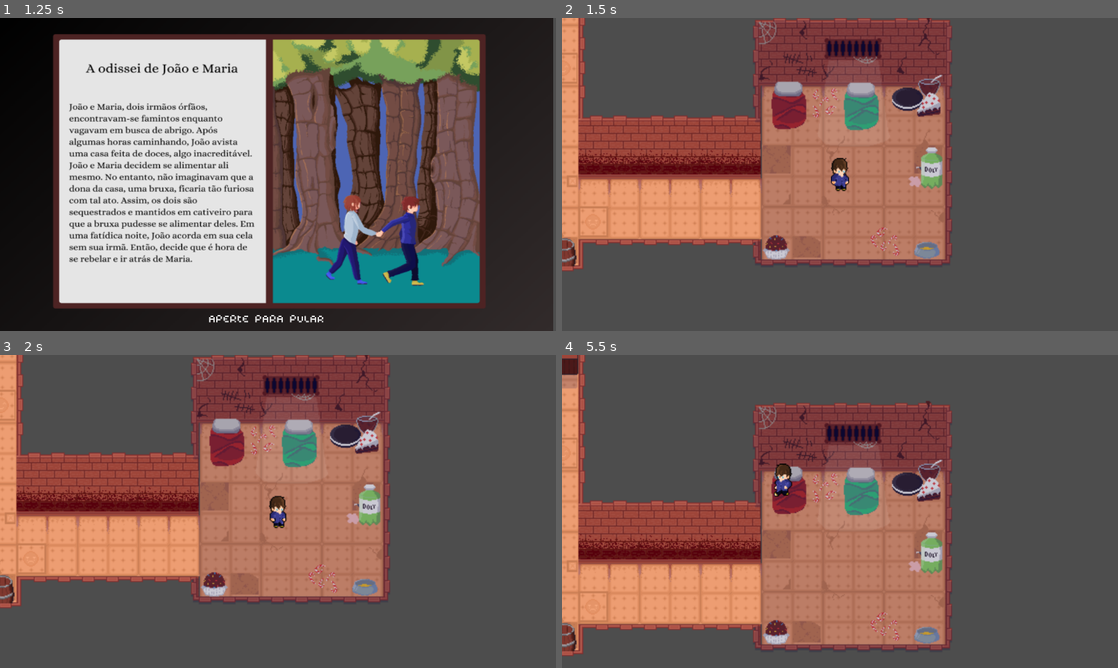
Above: before the commit, frames 1-4 (two rows, left to right).
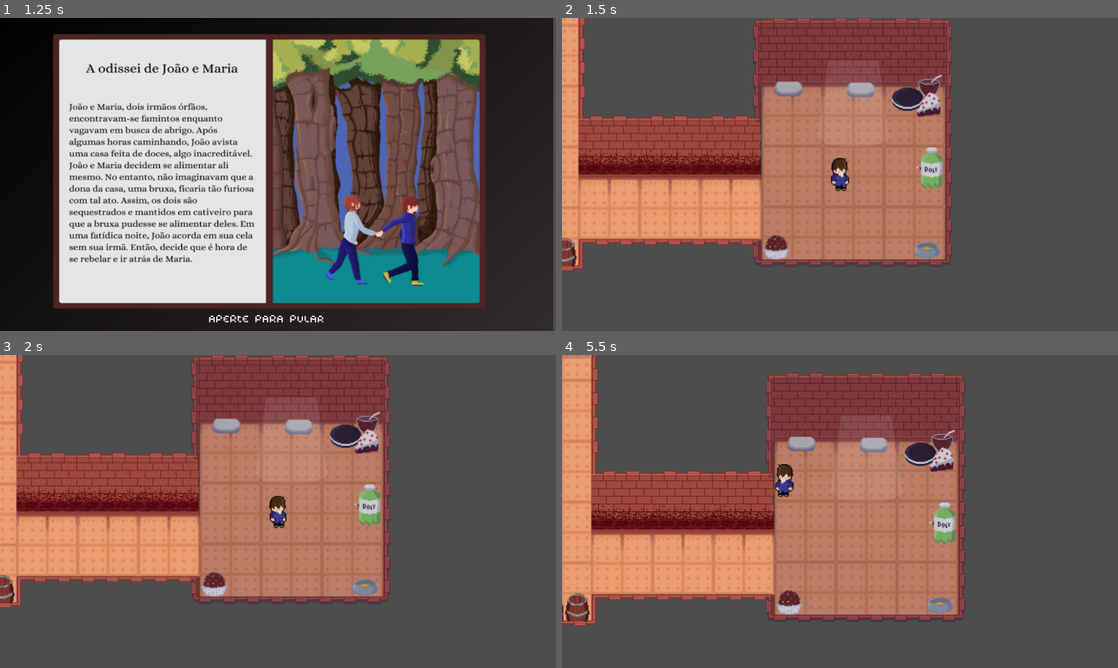
Above: after the commit, the same moments.

Repository: mtab-dev/bulletspeel
Game: Godot game, scene res://scenes/levels/main_menu.tscn
Two runs of this game, one before a commit and one after it. Both use one fixed random seed, a clock stepped at 60 frames per second and the inputs below.
Inputs (mouse positions are in pixels of both pictures, inside the frame that each line leads up to):
- Up to frame 1 (1.25 s): click (283, 233) at 0.5 s
- Up to frame 2 (1.5 s): click (828, 318) at 1.25 s
- Up to frame 3 (2 s): no input
- Up to frame 4 (5.5 s): hold D (right) 2.03-2.78 s; hold S (down) 2.78-3.53 s; tap Enter at 3.5 s; hold D (right) 3.53-4.28 s; tap Space at 4.25 s; hold W (up) 4.28-5.03 s; hold A (left) from 5.03 s (still down)

Frame 1 is identical in both runs. In frame 2, 3.3% of the frame differs, in the area x 0-69%, y 0-79%; in frame 3, 3.3%; in frame 4, 34%, in the area x 0-73%, y 0-97%.

Commit message:
feat: add missing decoration collisions

Diff:
--- a/scenes/levels/level_one.tscn
+++ b/scenes/levels/level_one.tscn
@@ -44,7 +44,7 @@
 size = Vector2(8, 167)
 
 [sub_resource type="RectangleShape2D" id="RectangleShape2D_nc178"]
-size = Vector2(463.5, 113)
+size = Vector2(463.5, 135.25)
 
 [sub_resource type="RectangleShape2D" id="RectangleShape2D_mv0sq"]
 size = Vector2(7.5, 503)
@@ -81,6 +81,13 @@
 [sub_resource type="RectangleShape2D" id="RectangleShape2D_kydtv"]
 size = Vector2(100, 42.75)
 
+[sub_resource type="RectangleShape2D" id="RectangleShape2D_81h0b"]
+size = Vector2(193, 35)
+
+[sub_resource type="CapsuleShape2D" id="CapsuleShape2D_il1ml"]
+radius = 12.0
+height = 32.0
+
 [node name="levelOne" type="Node"]
 
 [node name="lvlDesign" type="Node" parent="."]
@@ -94,6 +101,7 @@
 texture = ExtResource("1_yfrhe")
 
 [node name="noCollision" type="Sprite2D" parent="lvlDesign"]
+visible = false
 position = Vector2(12, -500)
 texture = ExtResource("3_pe0el")
 
@@ -106,7 +114,6 @@
 texture = ExtResource("4_fpllv")
 
 [node name="collision" type="StaticBody2D" parent="."]
-visible = false
 position = Vector2(394, 350)
 
 [node name="CollisionShape2D" type="CollisionShape2D" parent="collision"]
@@ -198,7 +205,7 @@
 shape = SubResource("RectangleShape2D_b5fjt")
 
 [node name="CollisionShape2D23" type="CollisionShape2D" parent="collision"]
-position = Vector2(-218, -440)
+position = Vector2(-218, -429.375)
 shape = SubResource("RectangleShape2D_nc178")
 
 [node name="CollisionShape2D25" type="CollisionShape2D" parent="collision"]
@@ -206,7 +213,7 @@
 shape = SubResource("RectangleShape2D_nc178")
 
 [node name="CollisionShape2D26" type="CollisionShape2D" parent="collision"]
-position = Vector2(-1194, -994)
+position = Vector2(-1194, -972.25)
 shape = SubResource("RectangleShape2D_nc178")
 
 [node name="CollisionShape2D24" type="CollisionShape2D" parent="collision"]
@@ -409,6 +416,324 @@
 position = Vector2(650, -687)
 shape = SubResource("RectangleShape2D_kydtv")
 
+[node name="CollisionShape2D76" type="CollisionShape2D" parent="collision"]
+position = Vector2(-103, -226)
+shape = SubResource("RectangleShape2D_81h0b")
+
+[node name="CollisionShape2D77" type="CollisionShape2D" parent="collision"]
+position = Vector2(-170.5, -934)
+shape = SubResource("RectangleShape2D_81h0b")
+
+[node name="CollisionShape2D78" type="CollisionShape2D" parent="collision"]
+position = Vector2(-26, 125)
+shape = SubResource("CapsuleShape2D_il1ml")
+
+[node name="CollisionShape2D87" type="CollisionShape2D" parent="collision"]
+position = Vector2(-94, -100)
+shape = SubResource("CapsuleShape2D_il1ml")
+
+[node name="CollisionShape2D88" type="CollisionShape2D" parent="collision"]
+position = Vector2(-186, -101)
+shape = SubResource("CapsuleShape2D_il1ml")
+
+[node name="CollisionShape2D89" type="CollisionShape2D" parent="collision"]
+position = Vector2(-216, -230)
+shape = SubResource("CapsuleShape2D_il1ml")
+
+[node name="CollisionShape2D90" type="CollisionShape2D" parent="collision"]
+position = Vector2(-693, -343)
+shape = SubResource("CapsuleShape2D_il1ml")
+
+[node name="CollisionShape2D91" type="CollisionShape2D" parent="collision"]
+position = Vector2(-367, -512)
+shape = SubResource("CapsuleShape2D_il1ml")
+
+[node name="CollisionShape2D92" type="CollisionShape2D" parent="collision"]
+position = Vector2(-93, -524)
+shape = SubResource("CapsuleShape2D_il1ml")
+
+[node name="CollisionShape2D93" type="CollisionShape2D" parent="collision"]
+position = Vector2(-111, -514)
+skew = 0.558505
+shape = SubResource("CapsuleShape2D_il1ml")
+
+[node name="CollisionShape2D94" type="CollisionShape2D" parent="collision"]
+position = Vector2(64, -509)
+shape = SubResource("CapsuleShape2D_il1ml")
+
+[node name="CollisionShape2D95" type="CollisionShape2D" parent="collision"]
+position = Vector2(157, -513)
+shape = SubResource("CapsuleShape2D_il1ml")
+
+[node name="CollisionShape2D96" type="CollisionShape2D" parent="collision"]
+position = Vector2(269, -516)
+shape = SubResource("CapsuleShape2D_il1ml")
+
+[node name="CollisionShape2D97" type="CollisionShape2D" parent="collision"]
+position = Vector2(305, -524)
+shape = SubResource("CapsuleShape2D_il1ml")
+
+[node name="CollisionShape2D98" type="CollisionShape2D" parent="collision"]
+position = Vector2(496, -508)
+shape = SubResource("CapsuleShape2D_il1ml")
+
+[node name="CollisionShape2D99" type="CollisionShape2D" parent="collision"]
+position = Vector2(535, -510)
+shape = SubResource("CapsuleShape2D_il1ml")
+
+[node name="CollisionShape2D100" type="CollisionShape2D" parent="collision"]
+position = Vector2(729, -509)
+shape = SubResource("CapsuleShape2D_il1ml")
+
+[node name="CollisionShape2D105" type="CollisionShape2D" parent="collision"]
+position = Vector2(676, -661)
+shape = SubResource("CapsuleShape2D_il1ml")
+
+[node name="CollisionShape2D106" type="CollisionShape2D" parent="collision"]
+position = Vector2(675, -718)
+shape = SubResource("CapsuleShape2D_il1ml")
+
+[node name="CollisionShape2D107" type="CollisionShape2D" parent="collision"]
+position = Vector2(625, -719)
+shape = SubResource("CapsuleShape2D_il1ml")
+
+[node name="CollisionShape2D108" type="CollisionShape2D" parent="collision"]
+position = Vector2(624, -661)
+shape = SubResource("CapsuleShape2D_il1ml")
+
+[node name="CollisionShape2D109" type="CollisionShape2D" parent="collision"]
+position = Vector2(481, -667)
+shape = SubResource("CapsuleShape2D_il1ml")
+
+[node name="CollisionShape2D110" type="CollisionShape2D" parent="collision"]
+position = Vector2(480, -724)
+shape = SubResource("CapsuleShape2D_il1ml")
+
+[node name="CollisionShape2D111" type="CollisionShape2D" parent="collision"]
+position = Vector2(451, -725)
+shape = SubResource("CapsuleShape2D_il1ml")
+
+[node name="CollisionShape2D112" type="CollisionShape2D" parent="collision"]
+position = Vector2(415, -727)
+shape = SubResource("CapsuleShape2D_il1ml")
+
+[node name="CollisionShape2D113" type="CollisionShape2D" parent="collision"]
+position = Vector2(379, -725)
+shape = SubResource("CapsuleShape2D_il1ml")
+
+[node name="CollisionShape2D114" type="CollisionShape2D" parent="collision"]
+position = Vector2(346, -724)
+shape = SubResource("CapsuleShape2D_il1ml")
+
+[node name="CollisionShape2D115" type="CollisionShape2D" parent="collision"]
+position = Vector2(316, -724)
+shape = SubResource("CapsuleShape2D_il1ml")
+
+[node name="CollisionShape2D116" type="CollisionShape2D" parent="collision"]
+position = Vector2(182, -716)
+shape = SubResource("CapsuleShape2D_il1ml")
+
+[node name="CollisionShape2D117" type="CollisionShape2D" parent="collision"]
+position = Vector2(133, -719)
+shape = SubResource("CapsuleShape2D_il1ml")
+
+[node name="CollisionShape2D118" type="CollisionShape2D" parent="collision"]
+position = Vector2(133, -660)
+shape = SubResource("CapsuleShape2D_il1ml")
+
+[node name="CollisionShape2D125" type="CollisionShape2D" parent="collision"]
+position = Vector2(-142, -665)
+rotation = 1.5708
+shape = SubResource("CapsuleShape2D_il1ml")
+
+[node name="CollisionShape2D126" type="CollisionShape2D" parent="collision"]
+position = Vector2(-142, -694)
+rotation = 1.5708
+shape = SubResource("CapsuleShape2D_il1ml")
+
+[node name="CollisionShape2D127" type="CollisionShape2D" parent="collision"]
+position = Vector2(-143, -732)
+rotation = 1.5708
+shape = SubResource("CapsuleShape2D_il1ml")
+
+[node name="CollisionShape2D128" type="CollisionShape2D" parent="collision"]
+position = Vector2(-141, -763)
+rotation = 1.5708
+shape = SubResource("CapsuleShape2D_il1ml")
+
+[node name="CollisionShape2D129" type="CollisionShape2D" parent="collision"]
+position = Vector2(-144, -802)
+rotation = 1.5708
+shape = SubResource("CapsuleShape2D_il1ml")
+
+[node name="CollisionShape2D130" type="CollisionShape2D" parent="collision"]
+position = Vector2(-143, -832)
+rotation = 1.5708
+shape = SubResource("CapsuleShape2D_il1ml")
+
+[node name="CollisionShape2D131" type="CollisionShape2D" parent="collision"]
+position = Vector2(-194, -833)
+rotation = 1.5708
+shape = SubResource("CapsuleShape2D_il1ml")
+
+[node name="CollisionShape2D132" type="CollisionShape2D" parent="collision"]
+position = Vector2(-197, -803)
+rotation = 1.5708
+shape = SubResource("CapsuleShape2D_il1ml")
+
+[node name="CollisionShape2D133" type="CollisionShape2D" parent="collision"]
+position = Vector2(-196, -764)
+rotation = 1.5708
+shape = SubResource("CapsuleShape2D_il1ml")
+
+[node name="CollisionShape2D134" type="CollisionShape2D" parent="collision"]
+position = Vector2(-194, -734)
+rotation = 1.5708
+shape = SubResource("CapsuleShape2D_il1ml")
+
+[node name="CollisionShape2D135" type="CollisionShape2D" parent="collision"]
+position = Vector2(-193, -699)
+rotation = 1.5708
+shape = SubResource("CapsuleShape2D_il1ml")
+
+[node name="CollisionShape2D136" type="CollisionShape2D" parent="collision"]
+position = Vector2(-194, -671)
+rotation = 1.5708
+shape = SubResource("CapsuleShape2D_il1ml")
+
+[node name="CollisionShape2D137" type="CollisionShape2D" parent="collision"]
+position = Vector2(-559, -817)
+rotation = 1.5708
+shape = SubResource("CapsuleShape2D_il1ml")
+
+[node name="CollisionShape2D139" type="CollisionShape2D" parent="collision"]
+position = Vector2(-913, -742)
+rotation = 1.5708
+shape = SubResource("CapsuleShape2D_il1ml")
+
+[node name="CollisionShape2D140" type="CollisionShape2D" parent="collision"]
+position = Vector2(-934, -735)
+rotation = 1.5708
+shape = SubResource("CapsuleShape2D_il1ml")
+
+[node name="CollisionShape2D141" type="CollisionShape2D" parent="collision"]
+position = Vector2(-1049, -745)
+rotation = 1.5708
+shape = SubResource("CapsuleShape2D_il1ml")
+
+[node name="CollisionShape2D142" type="CollisionShape2D" parent="collision"]
+position = Vector2(-1068, -735)
+rotation = 1.5708
+shape = SubResource("CapsuleShape2D_il1ml")
+
+[node name="CollisionShape2D143" type="CollisionShape2D" parent="collision"]
+position = Vector2(-1323, -510)
+shape = SubResource("CapsuleShape2D_il1ml")
+
+[node name="CollisionShape2D144" type="CollisionShape2D" parent="collision"]
+position = Vector2(-1325, -909)
+shape = SubResource("CapsuleShape2D_il1ml")
+
+[node name="CollisionShape2D145" type="CollisionShape2D" parent="collision"]
+position = Vector2(-549, -925)
+shape = SubResource("CapsuleShape2D_il1ml")
+
+[node name="CollisionShape2D146" type="CollisionShape2D" parent="collision"]
+position = Vector2(-509, -933)
+shape = SubResource("CapsuleShape2D_il1ml")
+
+[node name="CollisionShape2D147" type="CollisionShape2D" parent="collision"]
+position = Vector2(-691, -721)
+shape = SubResource("CapsuleShape2D_il1ml")
+
+[node name="CollisionShape2D148" type="CollisionShape2D" parent="collision"]
+position = Vector2(-691, -696)
+shape = SubResource("CapsuleShape2D_il1ml")
+
+[node name="CollisionShape2D149" type="CollisionShape2D" parent="collision"]
+position = Vector2(-692, -739)
+shape = SubResource("CapsuleShape2D_il1ml")
+
+[node name="CollisionShape2D138" type="CollisionShape2D" parent="collision"]
+position = Vector2(-643, -820)
+rotation = 1.5708
+shape = SubResource("CapsuleShape2D_il1ml")
+
+[node name="CollisionShape2D119" type="CollisionShape2D" parent="collision"]
+position = Vector2(185, -662)
+shape = SubResource("CapsuleShape2D_il1ml")
+
+[node name="CollisionShape2D120" type="CollisionShape2D" parent="collision"]
+position = Vector2(318, -666)
+shape = SubResource("CapsuleShape2D_il1ml")
+
+[node name="CollisionShape2D121" type="CollisionShape2D" parent="collision"]
+position = Vector2(345, -668)
+shape = SubResource("CapsuleShape2D_il1ml")
+
+[node name="CollisionShape2D122" type="CollisionShape2D" parent="collision"]
+position = Vector2(381, -669)
+shape = SubResource("CapsuleShape2D_il1ml")
+
+[node name="CollisionShape2D123" type="CollisionShape2D" parent="collision"]
+position = Vector2(415, -670)
+shape = SubResource("CapsuleShape2D_il1ml")
+
+[node name="CollisionShape2D124" type="CollisionShape2D" parent="collision"]
+position = Vector2(450, -668)
+shape = SubResource("CapsuleShape2D_il1ml")
+
+[node name="CollisionShape2D101" type="CollisionShape2D" parent="collision"]
+position = Vector2(689, -510)
+shape = SubResource("CapsuleShape2D_il1ml")
+
+[node name="CollisionShape2D102" type="CollisionShape2D" parent="collision"]
+position = Vector2(647, -513)
+shape = SubResource("CapsuleShape2D_il1ml")
+
+[node name="CollisionShape2D103" type="CollisionShape2D" parent="collision"]
+position = Vector2(651, -505)
+rotation = 1.67552
+shape = SubResource("CapsuleShape2D_il1ml")
+
+[node name="CollisionShape2D104" type="CollisionShape2D" parent="collision"]
+position = Vector2(637, -504)
+rotation = 1.67552
+shape = SubResource("CapsuleShape2D_il1ml")
+
+[node name="CollisionShape2D80" type="CollisionShape2D" parent="collision"]
+position = Vector2(192, 118)
+shape = SubResource("CapsuleShape2D_il1ml")
+
+[node name="CollisionShape2D81" type="CollisionShape2D" parent="collision"]
+position = Vector2(353, -46)
+shape = SubResource("CapsuleShape2D_il1ml")
+
+[node name="CollisionShape2D82" type="CollisionShape2D" parent="collision"]
+position = Vector2(352, -36)
+shape = SubResource("CapsuleShape2D_il1ml")
+
+[node name="CollisionShape2D83" type="CollisionShape2D" parent="collision"]
+position = Vector2(328, -36)
+rotation = 4.66701
+shape = SubResource("CapsuleShape2D_il1ml")
+
+[node name="CollisionShape2D84" type="CollisionShape2D" parent="collision"]
+position = Vector2(355, 30)
+shape = SubResource("CapsuleShape2D_il1ml")
+
+[node name="CollisionShape2D85" type="CollisionShape2D" parent="collision"]
+position = Vector2(353, 39)
+shape = SubResource("CapsuleShape2D_il1ml")
+
+[node name="CollisionShape2D86" type="CollisionShape2D" parent="collision"]
+position = Vector2(349, 127)
+shape = SubResource("CapsuleShape2D_il1ml")
+
+[node name="CollisionShape2D79" type="CollisionShape2D" parent="collision"]
+position = Vector2(-677, 108)
+shape = SubResource("CapsuleShape2D_il1ml")
+
 [node name="player" parent="." instance=ExtResource("1_bvwrk")]
 position = Vector2(653, 392)
 speed = 350
Not shown: 1 places in scenes/levels/level_one.tscn that only renumber resources
